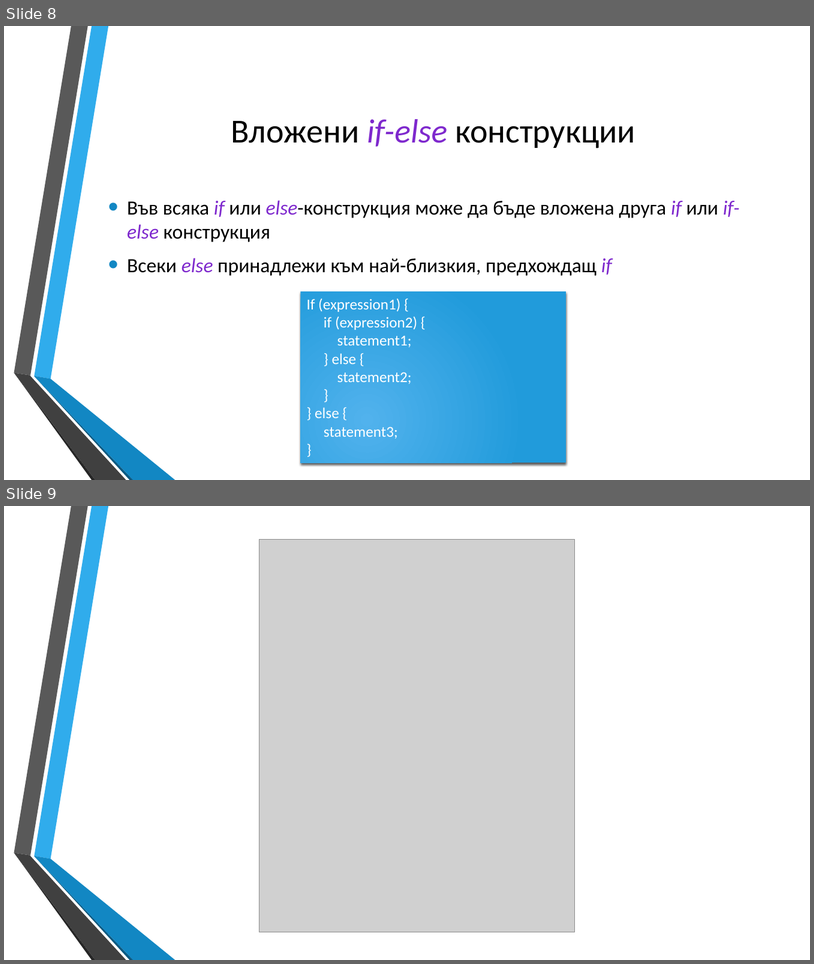
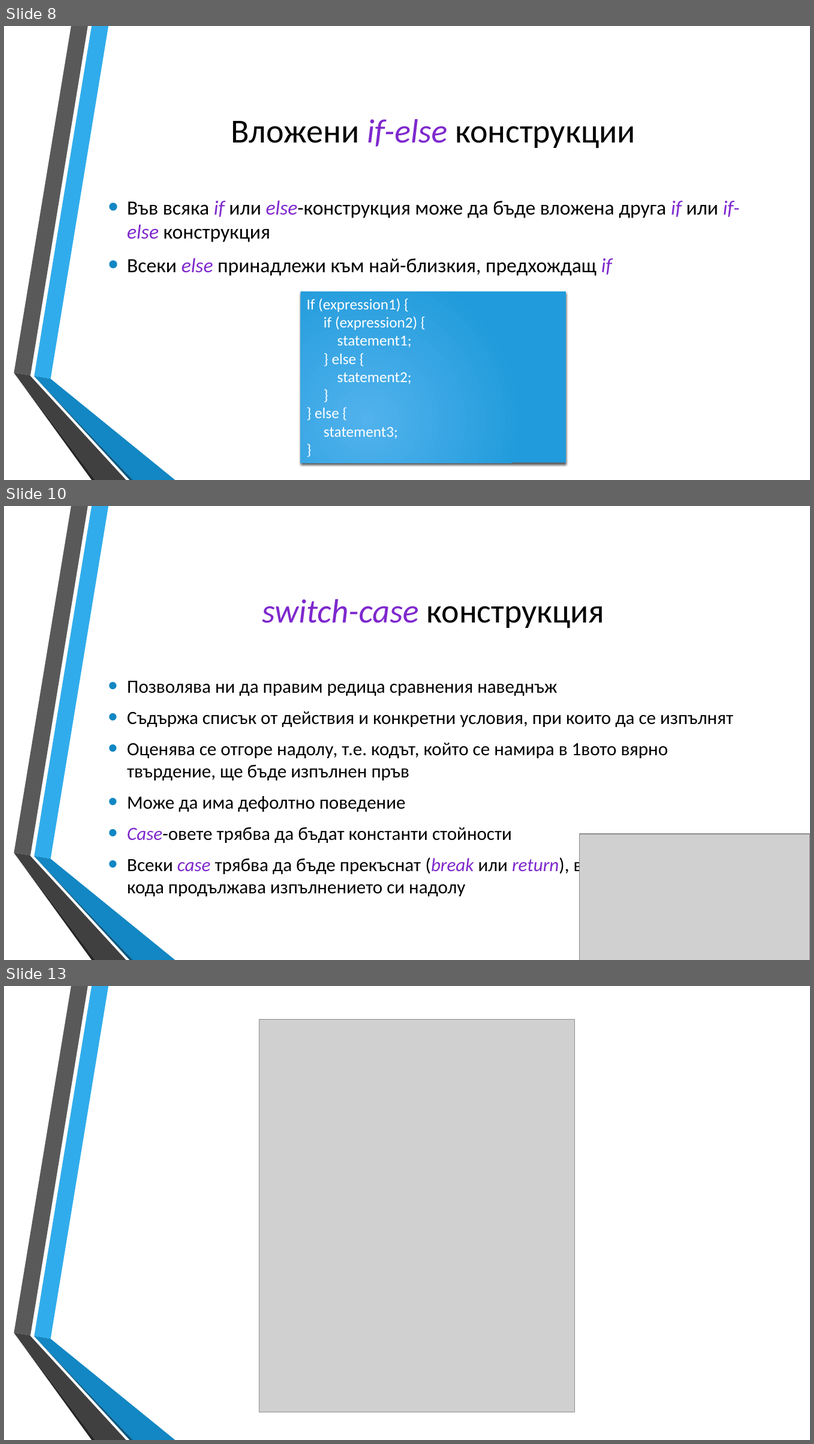
Before and after one commit to dnmitev/IT-Academy, a slide deck: JS Fundamentals/3.Conditional-statements/JS-Conditional-statements.pptx. Shown one above the other, each under a label of ours: slides 8 and 9 before the commit, slides 8, 10 and 13 after it; the slides between them are not shown. The pictures are 814x964 and 814x1444 pixels, drawn with LibreOffice and Linux fonts; fonts in the diff are those of the drawing; grey boxes stand for pictures; background and template pictures are left out. Boxes give left, top, right and bottom in pixels: in the first picture for what was removed or moved away, otherwise in the second. Text is boxed around its words. In the diff, an @@ line names an element or a change of style, - is before the commit and + after.

```diff
--- a/JS Fundamentals/3.Conditional-statements/JS-Conditional-statements.pptx
+++ b/JS Fundamentals/3.Conditional-statements/JS-Conditional-statements.pptx
@@ slide 10 added at [4,506,810,960], background picture (left out); not listed: 6 template elements that a slide beside it also shows @@
@@ title added at [262,599,605,628], 40 pt, text #7E28CD, italic @@
+switch-case конструкция
@@ text added at [127,681,734,896], 22.2 pt, text #000000 @@
+• Позволява ни да правим редица сравнения наведнъж
+• Съдържа списък от действия и конкретни условия, при които да се изпълнят
+• Оценява се отгоре надолу, т.е. кодът, който се намира в 1вото вярно твърдение, ще бъде изпълнен пръв
+• Може да има дефолтно поведение
+• Case-овете трябва да бъдат константи стойности
+• Всеки case трябва да бъде прекъснат (break или return), в противен случай кода продължава изпълнението си надолу
@@ picture added at [580,834,810,960] @@
@@ what was slide 9 is now slide 13 @@
```
Also in this commit, not shown: 4 other slides added, 4 other files.
